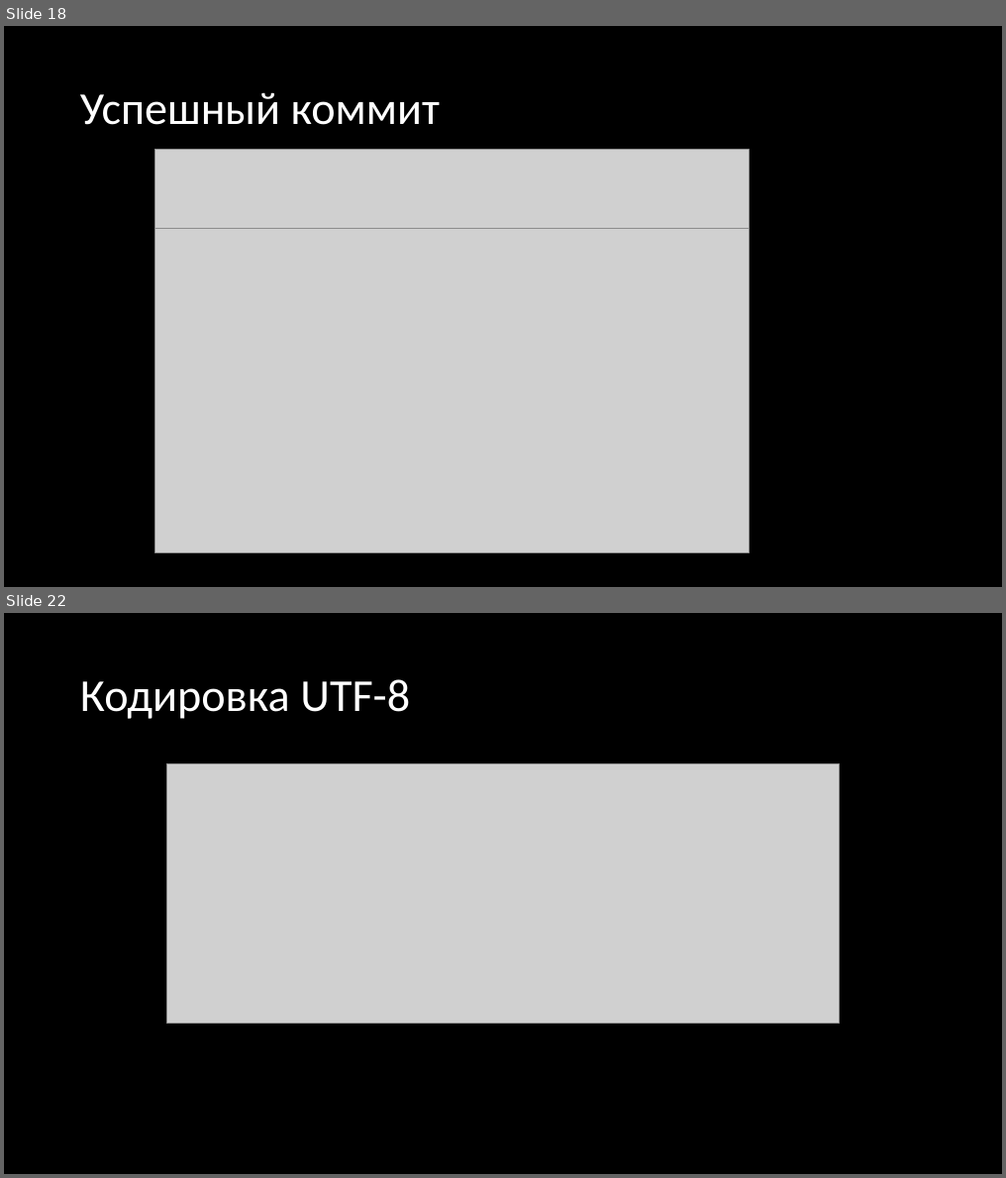
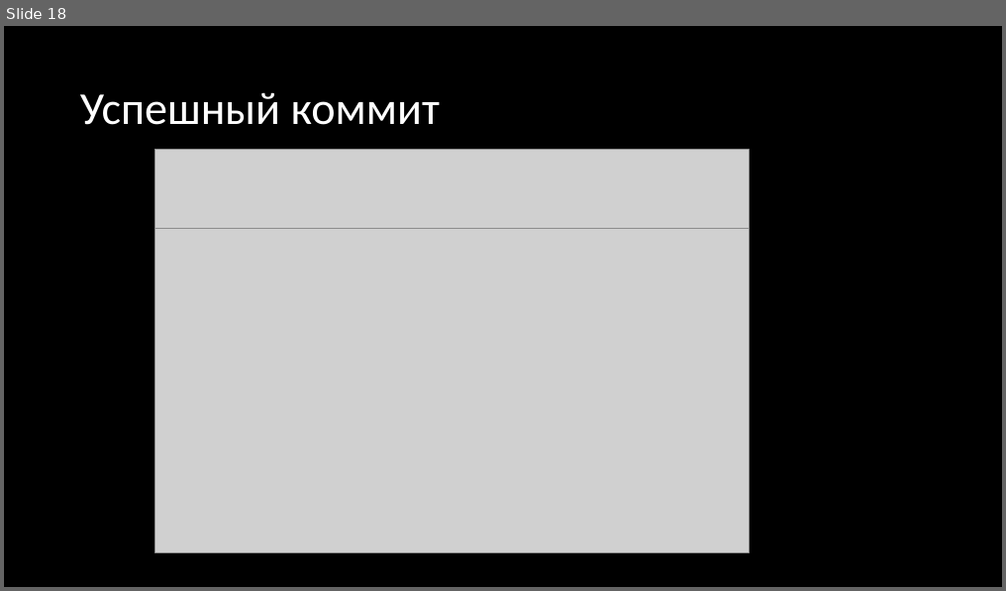
Before and after one commit to stsdmchv/OP-2022, a slide deck: Занятия/Занятие 1.pptx. Shown one above the other, each under a label of ours: slides 18 and 22 before the commit, slide 18 after it; the slides between them are not shown. The pictures are 1006x1178 and 1006x591 pixels, drawn with LibreOffice and Linux fonts; fonts in the diff are those of the drawing; grey boxes stand for pictures. Boxes give left, top, right and bottom in pixels: in the first picture for what was removed or moved away, otherwise in the second. Text is boxed around its words. In the diff, an @@ line names an element or a change of style, - is before the commit and + after.

```diff
--- a/Занятия/Занятие 1.pptx
+++ b/Занятия/Занятие 1.pptx
@@ slide 22 removed at bbox=[4, 613, 1002, 1174], background #000000 @@
@@ title removed at bbox=[80, 679, 410, 719] @@
-Кодировка UTF-8
@@ picture removed at bbox=[166, 764, 840, 1024] @@
```
Also in this commit, not shown: 3 slides changed, 16 other slides removed, 1 other file.
